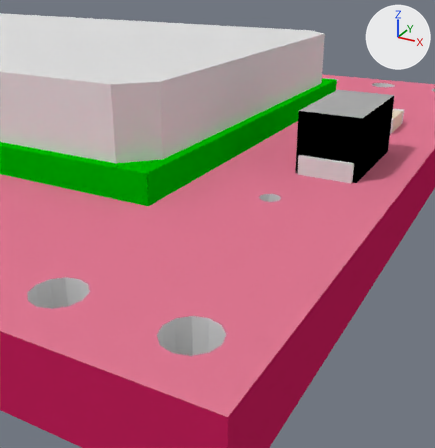
Renders of the Blender file products/12579/geometry_edit_blender/RN41-v14.blend from each side of a commit.
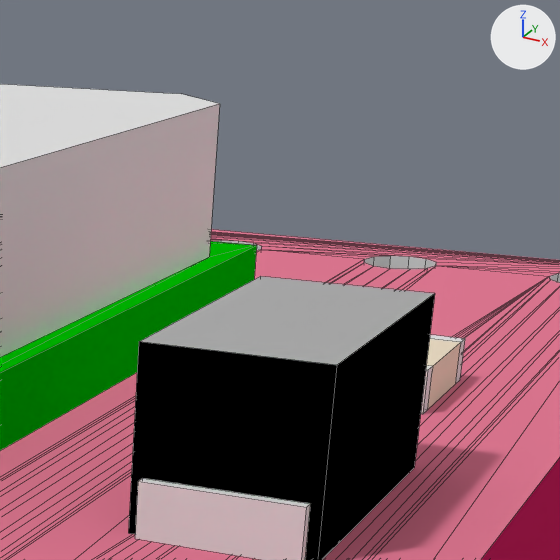
Each version is shown from a 50 mm camera at (28.03, -5.03, 5.8) aimed at (20.97, 7.79, -0.61), then close up on the part from 58% to 100% of the width and 0% to 40% of the height. Every picture has the same lights, and +X, +Y and +Z are marked at upper right. The close-ups show mesh edges as thin lines.

Names of what the first close-up shows: 'Mesh1 pcbgroup Model', 'Mesh2 G_0603_CAP1 Model', 'Mesh3 EIA3216_1 Model', 'Mesh4 RN41_1 Model'.
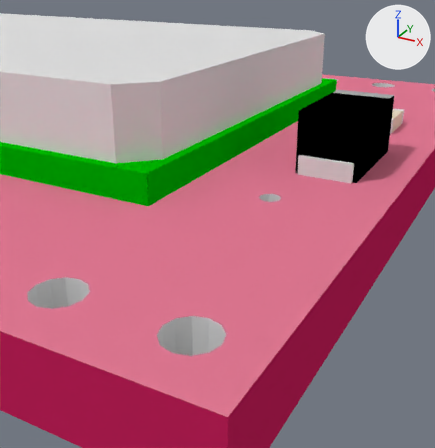
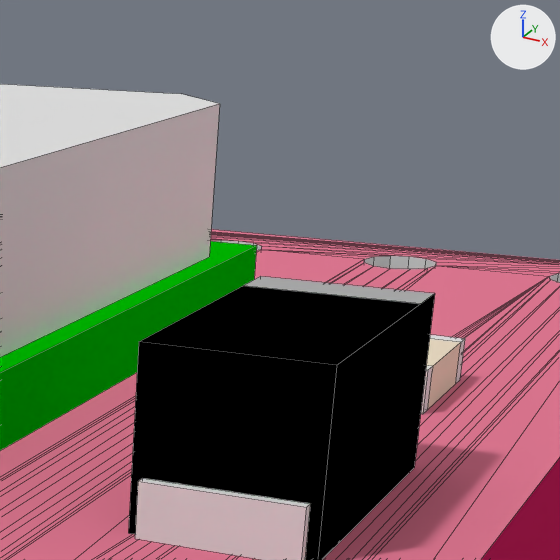
Pixel boxes [x1, y1, x2, y2] of what changed, in the close-ups (560 x 560 px; the box of a moved part takes in the faces that stretch with it):
part 1 of me_mesh3_eia3216_1_model, moved or reshaped: [139, 276, 435, 560] in both

Patch to the scene script:
```diff
--- a/products/12579/geometry_edit_blender/RN41-v14.blend.py
+++ b/products/12579/geometry_edit_blender/RN41-v14.blend.py
@@ me_mesh3_eia3216_1_model @@
 me_mesh3_eia3216_1_model.from_pydata(...)  # 24 vertices, 18 faces; spans x 22.69..24.3, y 0.8..2.4, z -11.89..-8.69
 # used by ob_mesh3_eia3216_1_model
 # verts and faces of me_mesh3_eia3216_1_model; kept vertices keep their numbers, new ones are numbered from 24
 # before: 6 (24.3, 2.4, -8.79) at pixel (336, 365), 7 (22.69, 2.4, -8.79) at pixel (138, 341), 8 (22.69, 0.8, -8.79) at pixel (128, 533), 10 (24.3, 0.8, -8.79), 11 (24.3, 2.4, -11.79) at pixel (434, 293)
 # before: 12 (22.69, 2.4, -11.79) at pixel (260, 276), 13 (24.3, 0.8, -11.79) at pixel (414, 467), 14 (22.69, 0.8, -11.79)
+# me_mesh3_eia3216_1_model part 1
+delete_faces([(6, 10, 13, 11), (7, 12, 14, 8), (6, 11, 12, 7)])
+verts[24] = (24.3, 2.4, -11.29)  # pixel (420, 303)
+verts[25] = (22.69, 2.4, -11.29)  # pixel (242, 285)
+faces += [(6, 24, 25, 7), (6, 10, 13, 11, 24), (7, 25, 12, 14, 8)]  # mat_m_0137_black (black #000000)
+faces += [(11, 12, 25, 24)]  # mat_m_0134_dimgray (grey #acacac)
 me_mesh3_eia3216_1_model.materials.append(mat_frontcolor)
```
